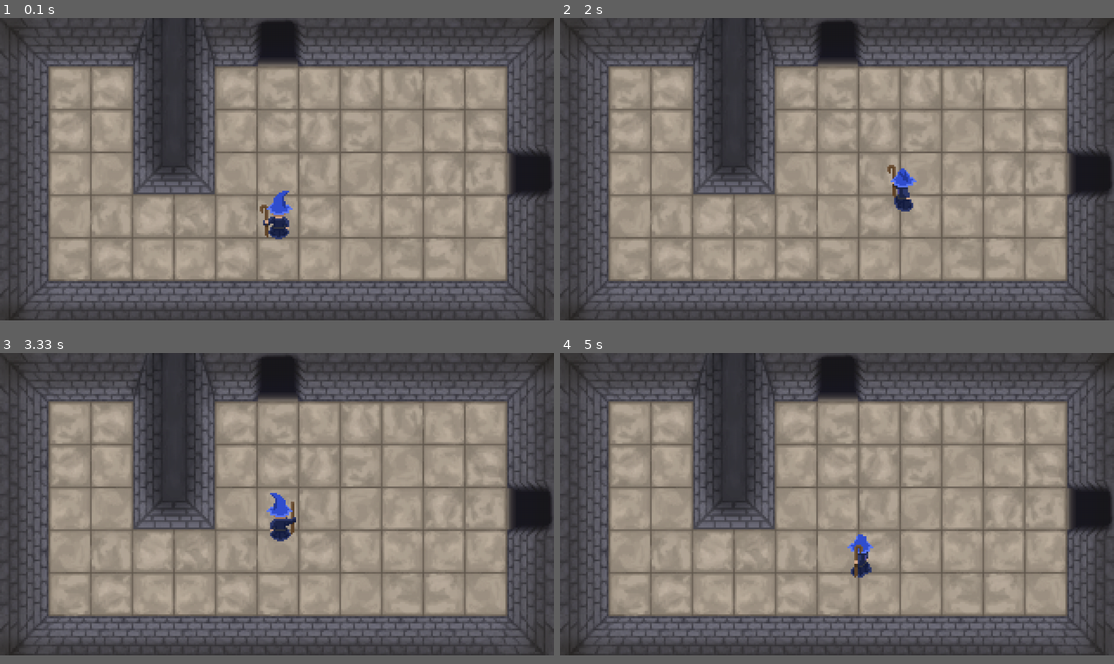
Above: before the commit, frames 1-4 (two rows, left to right).
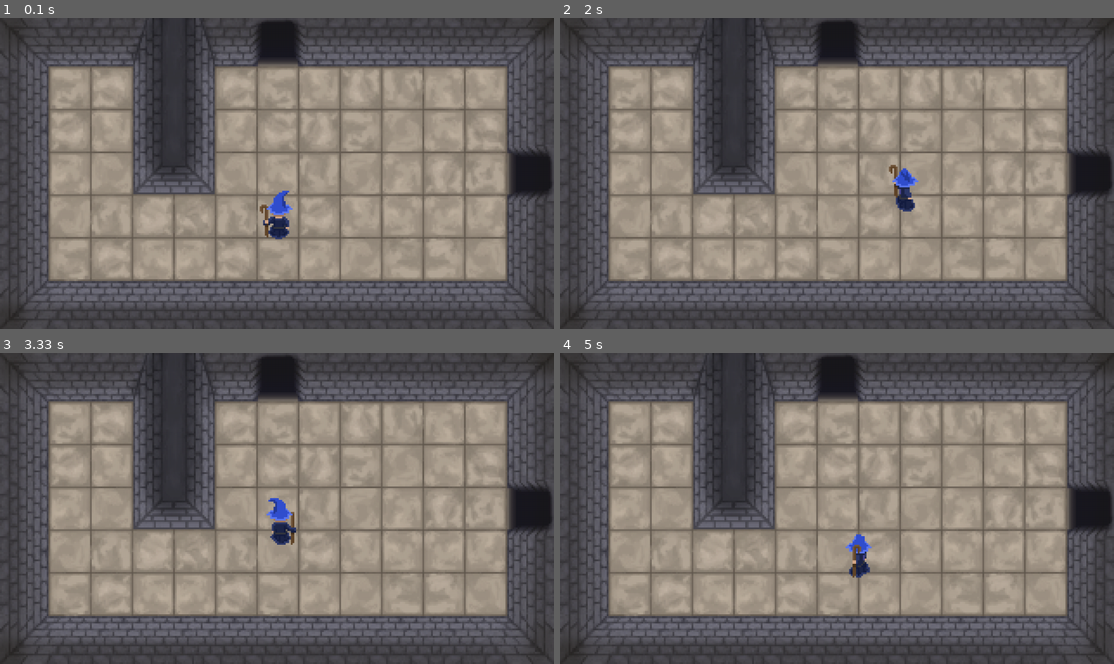
Above: after the commit, the same moments.

Repository: wmunsch/CS183-Group-Game
Game: pygame game, started from engine.py
Two runs of this game, one before a commit and one after it. Both use one fixed random seed, a clock stepped at 60 frames per second and the inputs below.
Inputs:
- Up to frame 1 (0.1 s): no input
- Up to frame 2 (2 s): hold Right 0.33-0.8 s; hold Up 0.83-1.13 s; hold Right 1.17-1.63 s; hold Left from 1.67 s (still down)
- Up to frame 3 (3.33 s): release Left at 2.2 s; hold Down 2.23-2.53 s; hold Left 2.57-2.97 s; hold Up from 3 s (still down)
- Up to frame 4 (5 s): release Up at 3.37 s; hold Right 3.4-4.03 s; hold Down 4.07-4.43 s; hold Left 4.47-4.93 s; hold Right from 4.97 s (still down)
In our replay, the window is 900x492 before the commit and 900x506 after it. These sizes can differ from the game's own. Grey fills any space a smaller window leaves; there, only what the larger window draws over its background counts as a difference.

The runs differ from the first frame. In frame 1, less than 0.1% of the frame differs, in the area x 0-100%, y 97-100%; in frame 2, 0.3%; in frame 3, 0.4%, in the area x 0-100%, y 44-100%; in frame 4, 0.3%.

Commit message:
added room moving

Diff:
--- a/engine.py
+++ b/engine.py
@@ -2,7 +2,10 @@
 import pygame
 
 pygame.init()
-screen = pygame.display.set_mode((1280, 700))
+screen = pygame.display.set_mode((1280, 720))
+blackFadeScreen = pygame.Surface((1280,720))
+#blackFadeScreen.fill((255,255,255))
+#blackFadeScreen.setAlpha()
 done = False
 framerate = pygame.time.Clock()
 
@@ -73,7 +76,7 @@
 
 ######### walking left animation ##############
         elif pressed_keys[pygame.K_LEFT]:
-            self.rightspeed = 4
+            self.downspeed = 4
             self.rightspeed = 4
             self.upspeed = 4
             self.direction = 4
@@ -139,40 +142,149 @@
     wallRight2 = Wall(1180,420,100,160)
     wallTop1 = Wall(0,0,570,50)
     wallTop2 = Wall(720,0,560,50)
-    wallBottom1 = Wall(0,610,1280,50)
+    wallBottom1 = Wall(0,600,1280,60)
     wallBottom2 = Wall(0,0,0,0)
     wallMiddle = Wall(300,0,180,330)
-
-
-
-
-    #wallup = 60
-    #walldown = 500
-    #wallleft = 100
-    #wallright = 1100
+    wallMiddle2 = Wall(0,0,0,0)
+    wallMiddle3 = Wall(0,0,0,0)
+    topDoor = Wall(570,0,150,10)
+    bottomDoor = Wall(0,0,0,0)
+    rightDoor = Wall(1200,240,100,180)
+    leftDoor = Wall(0,0,0,0)
+
+
+class Room2:
+    def __init__(self,imagepath):
+        self.roomimage = pygame.image.load(imagepath)
+        self.roomimage = self.roomimage.convert()
+        self.roomimage = pygame.transform.scale(self.roomimage,(1280,720))
+    wallLeft1 = Wall(0,0,100,720)
+    wallLeft2 = Wall(0,0,0,0)
+    wallRight1 = Wall(1180,0,100,240)
+    wallRight2 = Wall(1180,420,100,160)
+    wallTop1 = Wall(0,0,1280,50)
+    wallTop2 = Wall(0,0,0,0)
+    wallBottom1 = Wall(0,600,570,50)
+    wallBottom2 = Wall(720,600,560,50)
+    wallMiddle = Wall(310,300,160,130)
+    wallMiddle2 = Wall(790,300,160,130)
+    wallMiddle3 = Wall(0,0,0,0)
+    topDoor = Wall(0,0,0,0)
+    bottomDoor = Wall(570,620,150,40)
+    rightDoor = Wall(1180,240,100,180)
+    leftDoor = Wall(0,0,0,0)
+
+class Room3:
+    def __init__(self,imagepath):
+        self.roomimage = pygame.image.load(imagepath)
+        self.roomimage = self.roomimage.convert()
+        self.roomimage = pygame.transform.scale(self.roomimage,(1280,720))
+    wallLeft1 = Wall(0,0,100,240)
+    wallLeft2 = Wall(0,420,100,160)
+    wallRight1 = Wall(1180,0,100,720)
+    wallRight2 = Wall(0,0,0,0)
+    wallTop1 = Wall(0,0,570,50)
+    wallTop2 = Wall(720,0,560,50)
+    wallBottom1 = Wall(0,600,1280,60)
+    wallBottom2 = Wall(0,0,0,0)
+    wallMiddle = Wall(0,0,0,0)
+    wallMiddle2 = Wall(0,0,0,0)
+    wallMiddle3 = Wall(0,0,0,0)
+    topDoor = Wall(570,0,150,10)
+    bottomDoor = Wall(0,0,0,0)
+    rightDoor = Wall(0,0,0,0)
+    leftDoor = Wall(0,240,70,180)
+
+
+class Room4:
+    def __init__(self,imagepath):
+        self.roomimage = pygame.image.load(imagepath)
+        self.roomimage = self.roomimage.convert()
+        self.roomimage = pygame.transform.scale(self.roomimage,(1280,720))
+    wallLeft1 = Wall(0,0,100,240)
+    wallLeft2 = Wall(0,420,100,160)
+    wallRight1 = Wall(1180,0,100,720)
+    wallRight2 = Wall(0,0,0,0)
+    wallTop1 = Wall(0,0,570,50)
+    wallTop2 = Wall(720,0,560,50)
+    wallBottom1 = Wall(0,600,570,50)
+    wallBottom2 = Wall(720,600,560,50)
+    wallMiddle = Wall(0,0,0,0)
+    wallMiddle2 = Wall(0,0,0,0)
+    wallMiddle3 = Wall(0,0,0,0)
+    topDoor = Wall(570,0,150,10)
+    bottomDoor = Wall(570,620,150,40)
+    rightDoor = Wall(0,0,0,0)
+    leftDoor = Wall(0,240,70,180)
+
+class Bossroom:
+    def __init__(self,imagepath):
+        self.roomimage = pygame.image.load(imagepath)
+        self.roomimage = self.roomimage.convert()
+        self.roomimage = pygame.transform.scale(self.roomimage,(1280,720))
+    wallLeft1 = Wall(0,0,100,720)
+    wallLeft2 = Wall(0,0,0,0)
+    wallRight1 = Wall(1180,0,100,720)
+    wallRight2 = Wall(0,0,0,0)
+    wallTop1 = Wall(0,0,1280,50)
+    wallTop2 = Wall(0,0,0,0)
+    wallBottom1 = Wall(0,600,570,50)
+    wallBottom2 = Wall(720,600,560,50)
+    wallMiddle = Wall(0,200,460,110)
+    wallMiddle2 = Wall(800,200,500,110)
+    wallMiddle3 = Wall(460,100,400,110)
+    topDoor = Wall(0,0,0,0)
+    bottomDoor = Wall(570,620,150,40)
+    rightDoor = Wall(0,0,0,0)
+    leftDoor = Wall(0,0,0,0)
 
 
 #use this to update the current room when changing rooms
 #def updateCurrentRoom(room):
-#    currentroom = room
-
+    #currentroom = room
+def changeRooms(roomName):
+    timer = 0
+    global currentroom
+    currentroom = roomName
+    #blackFadeScreen.set_alpha(0)
+    #screen.blit(blackFadeScreen,(0,0))
+    #while timer < 2550:
+        #timer+=1
+        #print(timer)
+        #blackFadeScreen.set_alpha(timer%10)
+        #blackFadeScreen.set_alpha(100)
+        #screen.blit(blackFadeScreen,(0,0))
+
+
+fadeAlpha = 1
 
 def checkCollision(self, sprite1, sprite2):
     col = pygame.sprite.collide_rect(sprite1, sprite2)
     return(col)
 
 
+
+
 player = Player()
 firstroom = room1()
+secondroom = Room2('graphics/room4.png')
+thirdroom = Room3('graphics/room5.png')
+fourthroom = Room4('graphics/room6.png')
+bossroom = Bossroom('graphics/bossroom3.png')
 currentroom = firstroom
 sprites_alive = pygame.sprite.Group()
 sprites_walls = pygame.sprite.Group()
 all_sprites = pygame.sprite.Group()
-## add sprites to this group to draw them to the screen
+
+## add monster sprites to this group to draw them to the screen
 sprites_alive.add(player)
+
+
 
 sprites_walls.add(firstroom.wallLeft1)
 all_sprites.add(sprites_alive,sprites_walls)
+
+fade = False
 
 while not done:
         for event in pygame.event.get():
@@ -182,23 +294,21 @@
 
         pressed_keys = pygame.key.get_pressed()
 
-        #if (player.rect.left < currentmap.wallLeft.right):
-           #player.rect.move_ip(5, 0)
-
-
+        screen.blit(currentroom.roomimage,(0,0)) #draws the current map/room
+
+        for entity in sprites_alive: #this draws the sprites in the sprites_alive group (player and monsters)
+            screen.blit(entity.surf, entity.rect)
+
+###############These if statements check for collision with player and walls and if true sets the players speed to 0###############
         if (checkCollision(pygame.sprite.Sprite, player,currentroom.wallLeft1) or checkCollision(pygame.sprite.Sprite, player,currentroom.wallLeft2)):
             player.leftspeed =0
-            #player.rect.move_ip(5, 0)
         if (checkCollision(pygame.sprite.Sprite, player,currentroom.wallRight1) or checkCollision(pygame.sprite.Sprite, player,currentroom.wallRight2)):
             player.rightspeed =0
-            #player.rect.move_ip(-5, 0)
         if (checkCollision(pygame.sprite.Sprite, player,currentroom.wallTop1) or checkCollision(pygame.sprite.Sprite, player,currentroom.wallTop2)):
             player.upspeed = 0
-            #player.rect.move_ip(0, 5)
         if (checkCollision(pygame.sprite.Sprite, player,currentroom.wallBottom1) or checkCollision(pygame.sprite.Sprite, player,currentroom.wallBottom2)):
             player.downspeed = 0
-            #player.rect.move_ip(0, -5)
-        if (checkCollision(pygame.sprite.Sprite, player, currentroom.wallMiddle)):
+        if (checkCollision(pygame.sprite.Sprite, player, currentroom.wallMiddle) or checkCollision(pygame.sprite.Sprite, player, currentroom.wallMiddle2) or checkCollision(pygame.sprite.Sprite, player, currentroom.wallMiddle3)):
             if (player.direction == 1):
                 player.upspeed =0
                 player.rect.move_ip(0, 1)
@@ -211,19 +321,42 @@
             if (player.direction ==4):
                 player.leftspeed =0
                 player.rect.move_ip(1, 0)
-
-
-        player.update(pressed_keys)
-        #print(player.rect.x)
-        #screen.fill((0,0,0)) dont use anymore
-        screen.blit(firstroom.roomimage,(0,0))
-
-        for entity in sprites_alive:
-            screen.blit(entity.surf, entity.rect)
+###############These check for collision with the doors and loads new rooms and moves player#####################
+        if (checkCollision(pygame.sprite.Sprite, player, currentroom.topDoor)):
+            if (currentroom == firstroom):
+                changeRooms(secondroom)
+            elif (currentroom == thirdroom):
+                changeRooms(fourthroom)
+            elif (currentroom == fourthroom):
+                changeRooms(bossroom)
+            player.rect.move_ip(0,500)
+        if (checkCollision(pygame.sprite.Sprite, player, currentroom.bottomDoor)):
+            if (currentroom == secondroom):
+                changeRooms(firstroom)
+            elif (currentroom == fourthroom):
+                changeRooms(thirdroom)
+            elif (currentroom == bossroom):
+                changeRooms(fourthroom)
+            player.rect.move_ip(0,-500)
+        if (checkCollision(pygame.sprite.Sprite, player, currentroom.rightDoor)):
+            if (currentroom == firstroom):
+                changeRooms(thirdroom)
+            elif (currentroom == secondroom):
+                changeRooms(fourthroom)
+            player.rect.move_ip(-1030,0)
+        if (checkCollision(pygame.sprite.Sprite, player, currentroom.leftDoor)):
+            if (currentroom == thirdroom):
+                changeRooms(firstroom)
+            elif (currentroom == fourthroom):
+                changeRooms(secondroom)
+            player.rect.move_ip(1020,0)
+
+        player.update(pressed_keys) ###this calls the update method in player which checks for keypresses and handles movement/attacks
 
         #use the following for collision detection between player and enemies
         #if pygame.sprite.spritecollideany(player, enemies):
-            #player.kill()
+            #player takes damage and is pushed back?
+
 
 
         pygame.display.flip()
